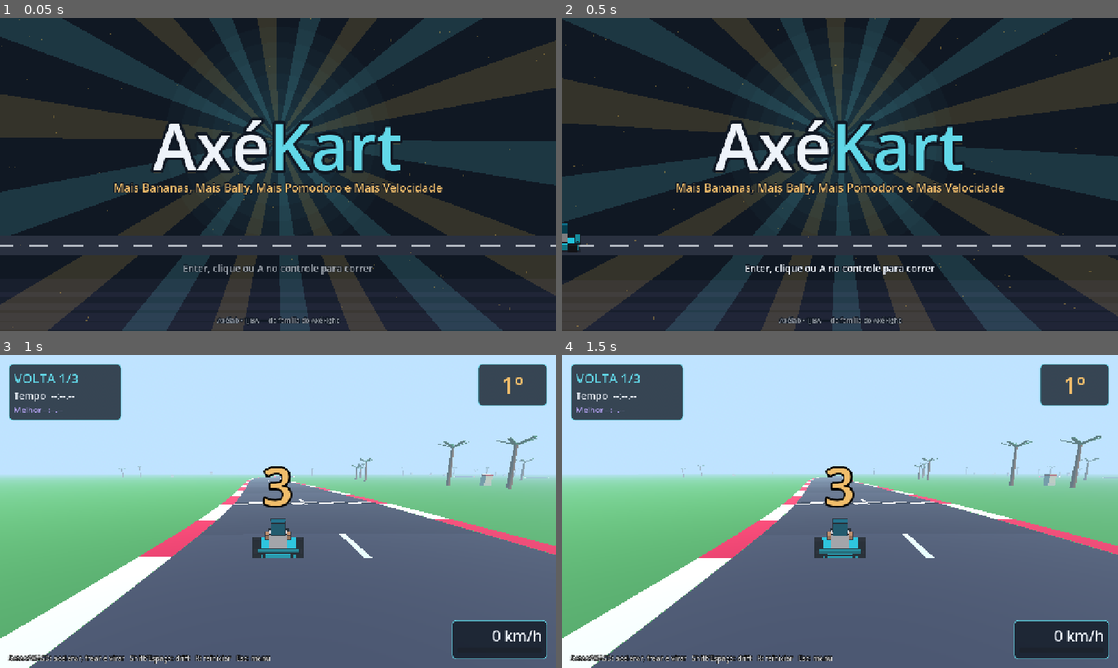
Above: before the commit, frames 1-4 (two rows, left to right).
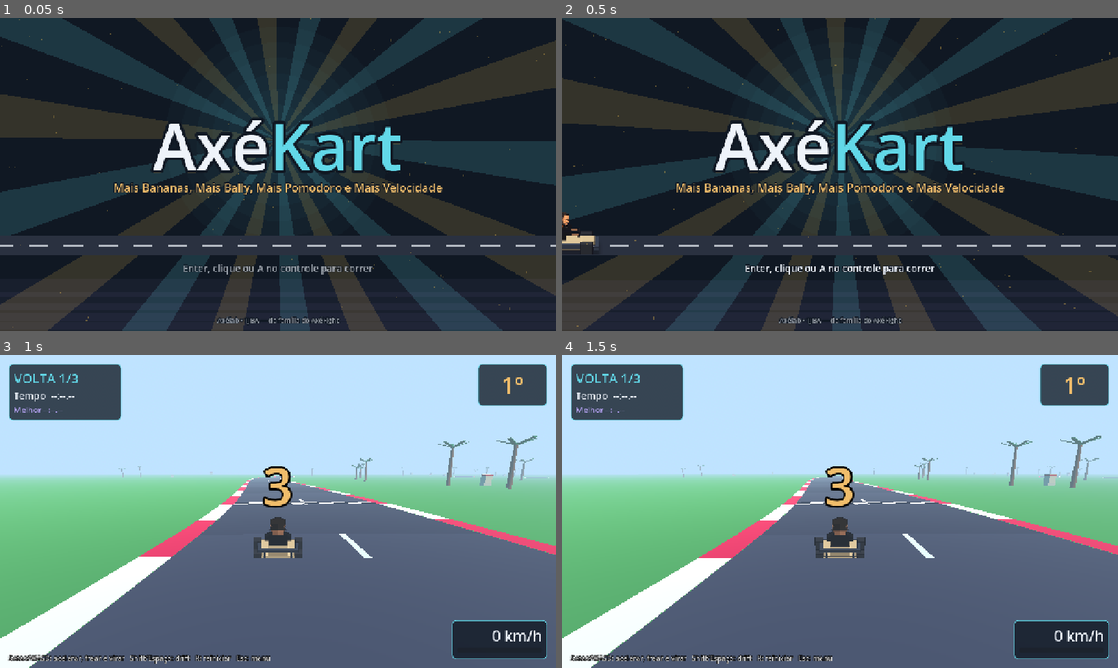
Above: after the commit, the same moments.

Repository: AbreuVin/AxeKart-World
Game: Godot game, scene res://scenes/ui/FrontEnd.tscn
Two runs of this game, one before a commit and one after it. Both use one fixed random seed, a clock stepped at 60 frames per second and the inputs below.
Inputs (mouse positions are in pixels of both pictures, inside the frame that each line leads up to):
- Up to frame 1 (0.05 s): no input
- Up to frame 2 (0.5 s): no input
- Up to frame 3 (1 s): tap Enter at 0.5 s; move the mouse to (400, 495) at 0.52 s; hold Right (direita) from 0.53 s (still down); hold Up (acelerar) from 0.53 s (still down); click (400, 495) at 0.67 s; tap Space at 0.77 s
- Up to frame 4 (1.5 s): move the mouse to (728, 527) at 1.27 s; release Right (direita) at 1.28 s; release Up (acelerar) at 1.28 s; hold S from 1.28 s (still down); tap Shift (drift) at 1.35 s

Frame 1 is identical in both runs. In frame 2, 0.3% of the frame differs, in the area x 0-6%, y 62-76%; in frame 3, 0.7%, in the area x 45-55%, y 51-65%; in frame 4, 0.7%.

Commit message:
Piloto de amostra: Vinicius • Balanço da Maré (0.2.0)
Gerador build_pilot_sheet.py no traço do Axé Fight (contorno fino,
sombreamento em planos), folhas 8x256. Cabeça recortada da arte de guarda
do Axé Fight com autorização do César; kart cáqui na cor-tema e camiseta
preta aprovada. Placeholders de capacete no mesmo traço; créditos e guia
visual atualizados.

Co-Authored-By: Claude Opus 5.5 <noreply@anthropic.com>
Claude-Session: https://claude.ai/code/session_01DKNKwCZT87sHqpGDf2T2Vk

Diff:
--- a/assets/karts/ambar/kart.json
+++ b/assets/karts/ambar/kart.json
@@ -2,11 +2,16 @@
   "id": "ambar",
   "display_name": "Piloto Âmbar",
   "vulgo": "",
-  "cor": "#fbbf24",
+  "cor": "#f0bd6b",
   "sprite": "sprites/sheet.png",
   "frames": 8,
-  "pixel_size": 0.025,
+  "pixel_size": 0.0125,
   "placeholder": true,
   "aprovado_por_pessoa": false,
-  "ordem": 2
+  "ordem": 3,
+  "cor_detalhe": "#3b4456",
+  "camisa": "#e6e9ef",
+  "pele": "#b98260",
+  "capacete": "#8a5a12",
+  "chao_px": 16
 }
--- a/assets/karts/ciano/kart.json
+++ b/assets/karts/ciano/kart.json
@@ -2,11 +2,16 @@
   "id": "ciano",
   "display_name": "Piloto Ciano",
   "vulgo": "",
-  "cor": "#22d3ee",
+  "cor": "#62d8e8",
   "sprite": "sprites/sheet.png",
   "frames": 8,
-  "pixel_size": 0.025,
+  "pixel_size": 0.0125,
   "placeholder": true,
   "aprovado_por_pessoa": false,
-  "ordem": 0
+  "ordem": 1,
+  "cor_detalhe": "#3b4456",
+  "camisa": "#e6e9ef",
+  "pele": "#b98260",
+  "capacete": "#0e5f6b",
+  "chao_px": 16
 }
--- a/assets/karts/coral/kart.json
+++ /dev/null
@@ -1,12 +0,0 @@
-{
-  "id": "coral",
-  "display_name": "Piloto Coral",
-  "vulgo": "",
-  "cor": "#fb7185",
-  "sprite": "sprites/sheet.png",
-  "frames": 8,
-  "pixel_size": 0.025,
-  "placeholder": true,
-  "aprovado_por_pessoa": false,
-  "ordem": 3
-}
--- /dev/null
+++ b/assets/karts/vinicius/kart.json
@@ -0,0 +1,18 @@
+{
+  "id": "vinicius",
+  "display_name": "VINICIUS",
+  "vulgo": "Balanço da Maré",
+  "cor": "#e0c89b",
+  "cor_detalhe": "#3b4456",
+  "camisa": "#1d1d22",
+  "pele": "#b98260",
+  "cabeca": "source/head_right.png",
+  "sprite": "sprites/sheet.png",
+  "frames": 8,
+  "pixel_size": 0.0125,
+  "chao_px": 16,
+  "placeholder": false,
+  "aprovado_por_pessoa": true,
+  "origem_arte": "Cabeça recortada do sprite de guarda do Axé Fight (César), com autorização; kart e corpo gerados por tools/sprites/build_pilot_sheet.py",
+  "ordem": 0
+}
--- a/assets/karts/violeta/kart.json
+++ b/assets/karts/violeta/kart.json
@@ -2,11 +2,16 @@
   "id": "violeta",
   "display_name": "Piloto Violeta",
   "vulgo": "",
-  "cor": "#a78bfa",
+  "cor": "#b5a2f3",
   "sprite": "sprites/sheet.png",
   "frames": 8,
-  "pixel_size": 0.025,
+  "pixel_size": 0.0125,
   "placeholder": true,
   "aprovado_por_pessoa": false,
-  "ordem": 1
+  "ordem": 2,
+  "cor_detalhe": "#3b4456",
+  "camisa": "#e6e9ef",
+  "pele": "#b98260",
+  "capacete": "#4c3a8f",
+  "chao_px": 16
 }
--- a/project.godot
+++ b/project.godot
@@ -4,7 +4,7 @@
 [application]
 
 config/name="AxéKart"
-config/version="0.1.1"
+config/version="0.2.0"
 run/main_scene="res://scenes/ui/FrontEnd.tscn"
 config/features=PackedStringArray("4.7", "GL Compatibility")
 
--- a/scripts/kart/kart_sprite.gd
+++ b/scripts/kart/kart_sprite.gd
@@ -19,8 +19,9 @@
 	alpha_cut = SpriteBase3D.ALPHA_CUT_DISCARD
 	shaded = false
 	centered = true
-	# origem nos pés: o quadro tem 8 px de chão abaixo das rodas
-	offset = Vector2(0, 64 - 8)
+	# origem nos pés: o quadro tem `chao_px` de chão abaixo das rodas
+	var frame_h := texture.get_height() if texture else 256
+	offset = Vector2(0, frame_h / 2.0 - float(d.get("chao_px", 16)))
 
 
 func _process(delta: float) -> void:
--- a/scripts/ui/front_end.gd
+++ b/scripts/ui/front_end.gd
@@ -7,7 +7,7 @@
 const TITLE_B := "Kart"
 const SUBTITLE := "Mais Bananas, Mais Bally, Mais Pomodoro e Mais Velocidade"
 const RACE_SCENE := "res://scenes/Main.tscn"
-const KART_SHEET := "res://assets/karts/ciano/sprites/sheet.png"
+const KART_SHEET := "res://assets/karts/vinicius/sprites/sheet.png"
 
 var _t := 0.0
 var _dust: Array[Vector3] = []   # x, y, velocidade
@@ -123,8 +123,8 @@
 		draw_rect(Rect2(x, 520, 44, 6), Color(InterfaceTheme.TEXT, 0.7))
 	# kart passando (quadro de lado da folha de 8 direções)
 	if _kart_tex:
-		var src := Rect2(128 * 6, 0, 128, 128)
-		draw_texture_rect_region(_kart_tex, Rect2(_kart_x, 412, 128, 128), src)
+		var src := Rect2(256 * 2, 0, 256, 256)
+		draw_texture_rect_region(_kart_tex, Rect2(_kart_x, 368, 176, 176), src)
 		for s in 4:
 			draw_circle(Vector2(_kart_x - 8 - s * 18, 520 - s * 3), 6.0 - s, Color(InterfaceTheme.TEXT, 0.25 - s * 0.05))
 	# poeira
--- a/tests/scripts/test_data_runner.gd
+++ b/tests/scripts/test_data_runner.gd
@@ -11,10 +11,11 @@
 		var tex = load("%s/%s" % [d.base_dir, d.get("sprite", "")])
 		check(tex is Texture2D, "sprite de %s carrega" % d.get("id"))
 		if tex is Texture2D:
-			check(tex.get_width() == 128 * int(d.get("frames", 8)) and tex.get_height() == 128,
-				"folha de %s segue o contrato 8x128" % d.get("id"))
+			check(tex.get_width() == 256 * int(d.get("frames", 8)) and tex.get_height() == 256,
+				"folha de %s segue o contrato 8x256" % d.get("id"))
 		check(not d.get("placeholder", false) or not d.get("aprovado_por_pessoa", false),
 			"placeholder de %s não finge ser pessoa real" % d.get("id"))
+	check(karts[0].get("id") == "vinicius", "Vinicius é o piloto do jogador (amostra)")
 	var t := make_track()
 	check(t.total_length > 600.0, "pista com mais de 600 m (%.0f m)" % t.total_length)
 	check(t.samples[0].distance_to(t.samples[t.sample_count() - 1]) < 15.0, "pista fechada")
Binary file changed: assets/karts/ambar/sprites/sheet.png
Binary file changed: assets/karts/ciano/sprites/sheet.png
Binary file removed: assets/karts/coral/sprites/sheet.png
Binary file added: assets/karts/vinicius/source/head_right.png
Not shown, added: assets/karts/vinicius/source/head_right.png.import
Binary file added: assets/karts/vinicius/sprites/sheet.png
Not shown, changed: assets/karts/vinicius/sprites/sheet.png.import
Binary file changed: assets/karts/violeta/sprites/sheet.png
Not shown, changed: AGENTS.md
Not shown, changed: CHANGELOG.md
Not shown, changed: assets/CREDITS.md
Not shown, changed: docs/DESIGN_GUIDE.md
